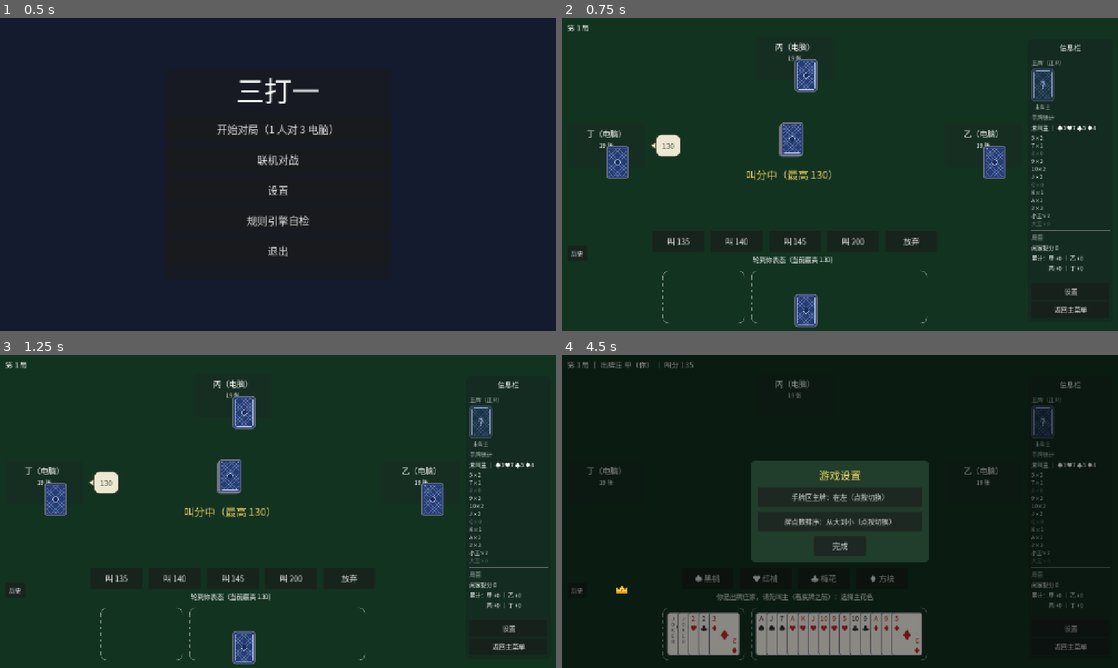
Above: before the commit, frames 1-4 (two rows, left to right).
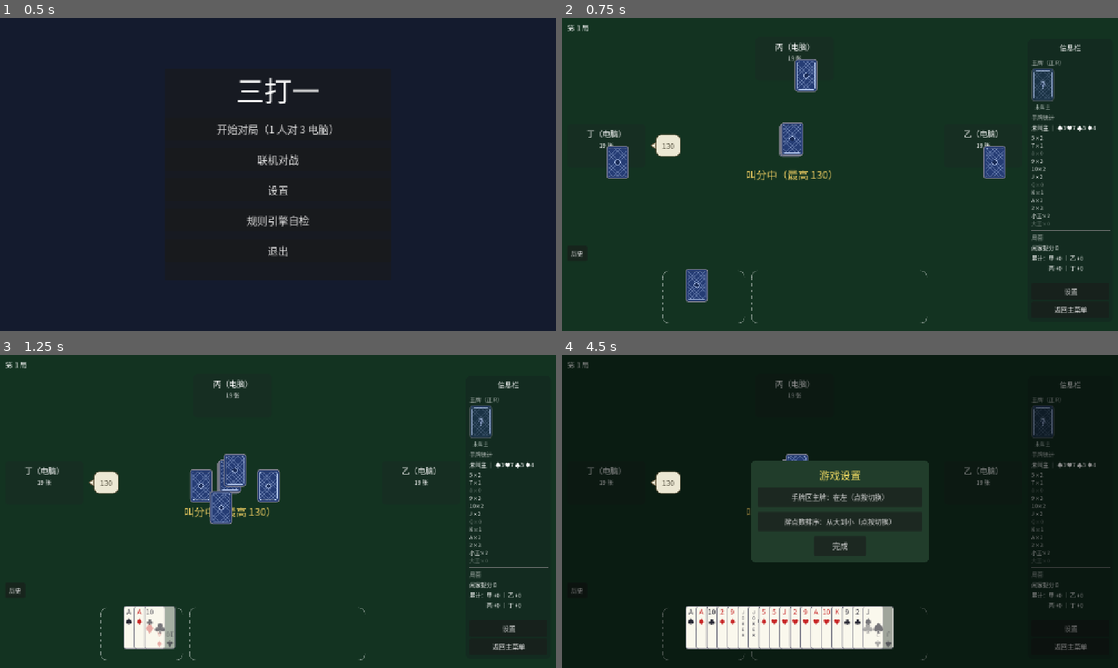
Above: after the commit, the same moments.

Repository: longy1/three-beat-one
Game: Godot game, scene res://scene/menu/main_menu.tscn
The game is run twice, just before and just after one commit, with the same random seed, the same clock (stepped at 60 frames per second) and the same inputs.
Inputs (mouse positions are in pixels of both pictures, inside the frame that each line leads up to):
- Up to frame 1 (0.5 s): no input
- Up to frame 2 (0.75 s): click "开始对局（1 人对 3 电脑）" at 0.5 s
- Up to frame 3 (1.25 s): no input
- Up to frame 4 (4.5 s): click (678, 577) at 1.25 s, where only the run before the commit has a clickable "叫 135"; click "设置" at 2 s; click "返回主菜单" at 2.75 s; click (706, 577) at 3.5 s, where only the run before the commit has a clickable "♠ 黑桃"; click (767, 577) at 4.25 s, where only the run before the commit has a clickable "♥ 红桃"

Frame 1 is identical in both runs. In frame 2, 1.4% of the frame differs, in the area x 19-65%, y 70-99%; in frame 3, 5.1%; in frame 4, 8.0%, in the area x 5-65%, y 2-96%.

Commit message:
ui: 发牌逐张入手与排序同长平移（AI 叫分挂起至排序完成）
- 发牌动画逐拍一张（每张约 0.2s）：每拍 3 张背面飞向闲家面板 + 1 张飞进
  自己手牌汇聚槽，落位即翻正面现身（手里实时多一张，替代整轮飞入后一次性成坨）
- 汇聚槽提前计算（发牌顺序紧凑行，居中手牌区）；展开前按目标位 x 升序重排
  容器子节点——途中遮盖关系与排序后一致，每张以相同时长平移至测量位，
  结束后重渲替换无跳变
- 拍卖表态挂起至发牌/排序完成：_on_auction_required 在 _deal_active 时仅做
  状态刷新即返回（气泡照常），_on_deal_done 按引擎当前轮转补跑；
  下一局/联机 game_start 在引擎信号前先置 _deal_active

Diff:
--- a/script/table/deal_animator.gd
+++ b/script/table/deal_animator.gd
@@ -1,29 +1,34 @@
 class_name DealAnimator
 extends RefCounted
-## 发牌动画（表现层，不阻塞对局逻辑）：开局牌桌中央出现背面牌叠，按发牌顺序
-## 逐轮 4 张背面飞入各家手牌位（闲家牌到座位面板即隐没）；自己的牌全部到齐后
-## 翻成正面手牌样式，先按发牌顺序挤成一坨（未排序、未分常主），再从两边往中间
-## 收拢到一张，最后向左右展开到真实牌序布局（目标位取自 HandArea 已渲染的
-## 真实卡牌位——控制器先做一次测量渲染并隐藏，动画结束回调里重渲放行）。
+## 发牌动画（表现层，不阻塞对局逻辑）：开局牌桌中央出现背面牌叠，逐拍一张一张
+## 发牌——每拍约 0.2 秒，3 张背面飞向闲家座位面板、1 张背面飞进自己手牌的汇聚槽，
+## 落位即翻正面现身（手里实时多一张，按发牌顺序排成紧凑行）；全部到齐后从两边
+## 往中间收拢到一张，最后展开到真实牌序布局——展开前把牌按目标位 x 升序重排
+## 容器子节点（途中牌与牌的遮盖关系与排序后一致），每张以【相同时长】平移至
+## 应处位置（目标位取自 HandArea 已渲染的真实卡牌位——控制器先做一次测量渲染
+## 并隐藏，动画结束回调里重渲放行；不复制布局数学，单一事实源仍是
+## HandArea._do_render [码4]）。
 ## speed 为时长缩放（UI 测试调大以加速）；场景退出/清理时安全早退（[构3.3]）。
 
 
-const WAVE_COUNT := 19        ## 每家 19 张（规则 1）
-const WAVE_INTERVAL := 0.09   ## 每轮发牌间隔（与单张飞行时长一致，不重叠）
-const FLIP_STAGGER := 0.015   ## 自己的牌翻正面逐张间隔
-const CLUMP_DELAY := 0.25     ## 翻面完成到收拢的停顿
-const COLLAPSE_DUR := 0.4     ## 收拢时长
-const EXPAND_DUR := 0.55      ## 展开时长
+const TICK := 0.2          ## 发牌节拍：每张约 0.2 秒一张
+const FLIGHT := 0.18       ## 单张飞行时长（小于节拍，落位不与下一拍重叠）
+const LAND_FADE := 0.08    ## 落位翻正面现身的淡入时长
+const CLUMP_DELAY := 0.25  ## 到齐后收拢前的停顿
+const COLLAPSE_DUR := 0.4  ## 收拢时长
+const EXPAND_DUR := 0.55   ## 展开时长（各牌同长平移，同时起步同时到位）
 
 var speed := 1.0  ## 时长缩放（>1 加速；UI 测试与 smoke 用）
 var active := false
 
 var _root: Control = null
 var _hand_area: HandArea = null
-var _fliers: Array = []       ## 飞行牌控件池（每轮复用 4 张）
+var _fliers: Array = []            ## 飞行牌控件池（3 张闲家 + 1 张我方，逐拍复用）
 var _deck_stack: Control = null
-var _clump: Array = []        ## 我方到手牌控件（收拢/展开阶段）
-var _clump_cards: Array = []  ## 与 _clump 对齐的牌引用（展开目标位对号）
+var _clump_holder: Control = null  ## 我方牌容器（子节点序即 z 序，展开前重排）
+var _clump: Array = []             ## 我方到手牌控件（汇聚/收拢/展开阶段）
+var _clump_cards: Array = []       ## 与 _clump 对齐的牌引用（展开目标位对号）
+var _clump_slots: Array = []       ## 与 _clump 对齐的汇聚槽全局中心（提前算好）
 var _on_done: Callable
 
 
@@ -57,7 +62,7 @@
 		back.mouse_filter = Control.MOUSE_FILTER_IGNORE
 		back.position = deck_center - CardWidget.SIZE_NORMAL / 2.0 + Vector2(i * 2.0, -i * 2.0)
 		_deck_stack.add_child(back)
-	# 飞行牌池（4 张，每轮复用）
+	# 飞行牌池（4 张：3 张闲家 + 1 张我方，逐拍复用）
 	for i in 4:
 		var w := CardWidget.create(null, false, true)
 		w.mouse_filter = Control.MOUSE_FILTER_IGNORE
@@ -65,48 +70,62 @@
 		w.visible = false
 		root.add_child(w)
 		_fliers.append(w)
-
-	for round_i in WAVE_COUNT:
+	# 我方汇聚槽（提前算好：发牌顺序紧凑行，居中于手牌区）与预建正面牌（隐藏待落位）
+	var clump_center: Vector2 = hand_area.get_global_rect().get_center() + Vector2(0, -8)
+	var n := my_hand.size()
+	var gather_spacing: float = HandArea.SPACING_MAX
+	if n > 1:
+		gather_spacing = clampf(
+			(hand_area.get_global_rect().size.x - 2.0 * CardWidget.SIZE_NORMAL.x) / (n - 1.0),
+			HandArea.SPACING_MIN, HandArea.SPACING_MAX)
+	_clump_holder = Control.new()
+	_clump_holder.mouse_filter = Control.MOUSE_FILTER_IGNORE
+	_clump_holder.z_index = 42
+	root.add_child(_clump_holder)
+	for i in n:
+		var card: Card = my_hand[i]
+		var w := CardWidget.create(card, true)
+		w.mouse_filter = Control.MOUSE_FILTER_IGNORE
+		w.modulate.a = 0.0
+		w.position = clump_center - CardWidget.SIZE_NORMAL / 2.0 \
+			+ Vector2((i - (n - 1) / 2.0) * gather_spacing, 0)
+		_clump_holder.add_child(w)
+		_clump.append(w)
+		_clump_cards.append(card)
+		_clump_slots.append(clump_center + Vector2((i - (n - 1) / 2.0) * gather_spacing, 0))
+	# 逐拍发牌：每拍 3 张背面飞向闲家面板 + 1 张背面飞向我方下一张的汇聚槽，
+	# 节拍到点落位（飞行牌隐去、真实牌面在槽位现身 = 手里实时多一张）
+	for i in n:
 		if not _guard():
 			return
-		for seat in 4:
-			var w: CardWidget = _fliers[seat]
-			w.visible = true
-			w.position = deck_center - CardWidget.SIZE_SMALL / 2.0
+		for seat in 3:
+			var f: CardWidget = _fliers[seat]
+			f.visible = true
+			f.position = deck_center - CardWidget.SIZE_SMALL / 2.0
 			var tw := root.create_tween()
-			tw.tween_property(w, "position", _seat_target(root, seat, hand_area, seat_panels), \
-				WAVE_INTERVAL / speed).set_trans(Tween.TRANS_SINE).set_ease(Tween.EASE_IN_OUT)
-		await tree.create_timer(WAVE_INTERVAL / speed).timeout
+			tw.tween_property(f, "position", _seat_target(root, seat + 1, hand_area, seat_panels),
+				FLIGHT / speed).set_trans(Tween.TRANS_SINE).set_ease(Tween.EASE_IN_OUT)
+		var mine: CardWidget = _fliers[3]
+		mine.visible = true
+		mine.position = deck_center - CardWidget.SIZE_SMALL / 2.0
+		var my_tw := root.create_tween()
+		my_tw.tween_property(mine, "position", _clump_slots[i] - CardWidget.SIZE_NORMAL / 2.0,
+			FLIGHT / speed).set_trans(Tween.TRANS_SINE).set_ease(Tween.EASE_IN_OUT)
+		await tree.create_timer(TICK / speed).timeout
+		if not _guard():
+			return
+		mine.visible = false
+		var landed: CardWidget = _clump[i]
+		var fade := root.create_tween()
+		fade.tween_property(landed, "modulate:a", 1.0, LAND_FADE / speed)
 	if not _guard():
 		return
 	_deck_stack.queue_free()
 	_deck_stack = null
 	for w in _fliers:
 		w.visible = false
-
-	# 我方牌入手：翻正面（逐张淡入）→ 按发牌顺序挤成一坨（未排序、未分常主）
-	var clump_center: Vector2 = hand_area.get_global_rect().get_center() + Vector2(0, -8)
-	var i := 0
-	for card in my_hand:
-		if not _guard():
-			return
-		var w := CardWidget.create(card, true)
-		w.mouse_filter = Control.MOUSE_FILTER_IGNORE
-		w.z_index = 42
-		w.modulate.a = 0.0
-		w.position = clump_center - CardWidget.SIZE_NORMAL / 2.0 \
-			+ Vector2((i - my_hand.size() / 2.0) * 6.0, 0)
-		root.add_child(w)
-		_clump.append(w)
-		_clump_cards.append(card)
-		var tw := root.create_tween()
-		tw.tween_property(w, "modulate:a", 1.0, 0.12 / speed)
-		i += 1
-		await tree.create_timer(FLIP_STAGGER / speed).timeout
-	if not _guard():
-		return
+	# 停顿后两边往中间收拢到一张
 	await tree.create_timer(CLUMP_DELAY / speed).timeout
-	# 两边往中间收拢到一张
 	if not _guard():
 		return
 	for w in _clump:
@@ -116,11 +135,21 @@
 	await tree.create_timer(COLLAPSE_DUR / speed).timeout
 	if not _guard():
 		return
-	# 向左右展开到真实牌序布局（按牌对号测量位）；结束后清场并由回调放行真实渲染
+	# 展开到真实牌序布局：先按目标位 x 升序重排容器子节点（途中遮盖关系与排序后
+	# 一致：右牌盖左牌，与 HandArea 渲染 z 序相同），再每张同长平移至测量位；
+	# 结束后清场并由回调放行真实渲染（位置与 z 序均已一致，替换无跳变）
+	var targets: Array = []
 	for idx in _clump.size():
-		var target: Vector2 = _clump_target(positions, _clump_cards[idx], idx)
+		targets.append(_clump_target(positions, _clump_cards[idx], idx))
+	var order: Array = []
+	for idx in _clump.size():
+		order.append(idx)
+	order.sort_custom(func(a: int, b: int) -> bool: return targets[a].x < targets[b].x)
+	for k in order.size():
+		_clump_holder.move_child(_clump[order[k]], k)
+	for idx in _clump.size():
 		var tw := root.create_tween()
-		tw.tween_property(_clump[idx], "position", target - CardWidget.SIZE_NORMAL / 2.0, \
+		tw.tween_property(_clump[idx], "position", targets[idx] - CardWidget.SIZE_NORMAL / 2.0, \
 			EXPAND_DUR / speed).set_trans(Tween.TRANS_CUBIC).set_ease(Tween.EASE_OUT)
 	await tree.create_timer(EXPAND_DUR / speed).timeout
 	if not _guard():
@@ -139,7 +168,7 @@
 	return Vector2(rect.position.x + 36 + idx * HandArea.SPACING_MAX, rect.get_center().y)
 
 
-## 飞行目标：闲家 = 座位面板中心；我 = 手牌区中心
+## 飞行目标：闲家 = 座位面板中心；我 = 手牌区中心（防御兜底）
 func _seat_target(root: Control, seat: int, hand_area: HandArea, seat_panels: Dictionary) -> Vector2:
 	if seat == 0 or not seat_panels.has(seat):
 		return hand_area.get_global_rect().get_center()
@@ -154,7 +183,7 @@
 	return true
 
 
-## 清场（所有动画控件释放；结束/中断共用）
+## 清场（所有动画控件释放；结束/中断共用；我方牌随容器一并释放）
 func clear() -> void:
 	active = false
 	if _deck_stack != null and is_instance_valid(_deck_stack):
@@ -164,10 +193,11 @@
 		if is_instance_valid(w):
 			w.queue_free()
 	_fliers.clear()
-	for w in _clump:
-		if is_instance_valid(w):
-			w.queue_free()
+	if _clump_holder != null and is_instance_valid(_clump_holder):
+		_clump_holder.queue_free()
+	_clump_holder = null
 	_clump.clear()
 	_clump_cards.clear()
+	_clump_slots.clear()
 	_root = null
 	_hand_area = null
--- a/script/table/game_table.gd
+++ b/script/table/game_table.gd
@@ -8,7 +8,8 @@
 ## 刷新纪律：_refresh() 是唯一刷新入口，仅由引擎信号处理器调用；
 ## 按钮界面只由 *_required 处理器重建（ActionBar.reset 幂等清理）。
 ## 发牌动画：开局播放（单机开局/下一局、联机 game_start；快照恢复不播），期间
-## _render_hand 挂起，动画结束回调统一放行（DealAnimator 持有过渡牌面）。
+## _render_hand 挂起、拍卖表态挂起（AI 叫分与人类按钮等排序完成放行，见
+## _on_deal_done 补跑），动画结束回调统一放行（DealAnimator 持有过渡牌面）。
 
 
 const HUMAN_SEAT := 0
@@ -170,6 +171,10 @@
 func _on_deal_done() -> void:
 	_deal_active = false
 	_render_hand()
+	# 发牌期间被挂起的拍卖在此放行：以引擎状态为准补跑（期间 AI 未表态或联机
+	# 远端回放已到，都按当前轮转处理；拍卖已结束则后续阶段处理器早已接管）
+	if engine.phase == GameEngine.Phase.AUCTION:
+		_on_auction_required(engine.auction.turn)
 
 
 func _on_menu() -> void:
@@ -249,6 +254,7 @@
 		engine.restore(data)
 		_toast("已重连，对局状态已恢复")
 	else:
+		_deal_active = true  # 先于引擎信号置位：game_start 的首个 auction_required 挂起至动画结束
 		engine.load_game(data)
 		_start_deal_animation()
 
@@ -261,6 +267,9 @@
 	_crown_anim.clear()  # 新局拍卖开始：清除上一局的庄家皇冠
 	_trump_reveal.clear()  # 及揭主牌面（正常对局不会残留，防御性清理）
 	_refresh()
+	if _deal_active:
+		return  # 发牌/排序动画未完：AI 不表态、人类不出拍卖条（气泡等状态驱动
+		# 刷新照常）；动画结束 _on_deal_done 按引擎当前轮转补跑本处理器
 	if seat == HUMAN_SEAT:
 		_show_auction_bar()
 	else:
@@ -743,6 +752,7 @@
 	_trick_display_cleared = false
 	_clear_trick_area()
 	_deal_animator.clear()
+	_deal_active = true  # 先于引擎信号置位：新局首个 auction_required 挂起至动画结束
 	engine.start_next_game()
 	_start_deal_animation()
 
